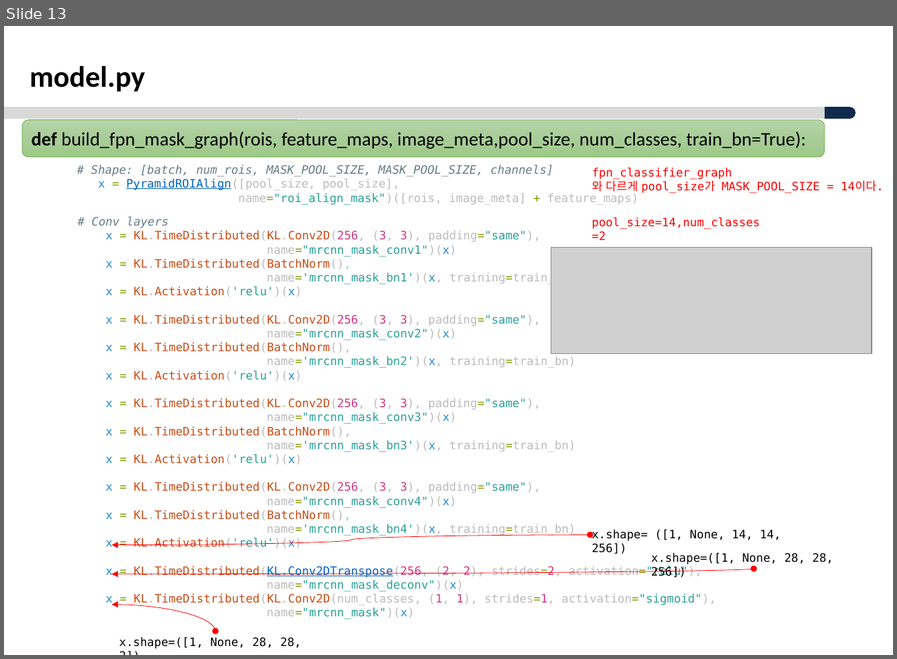
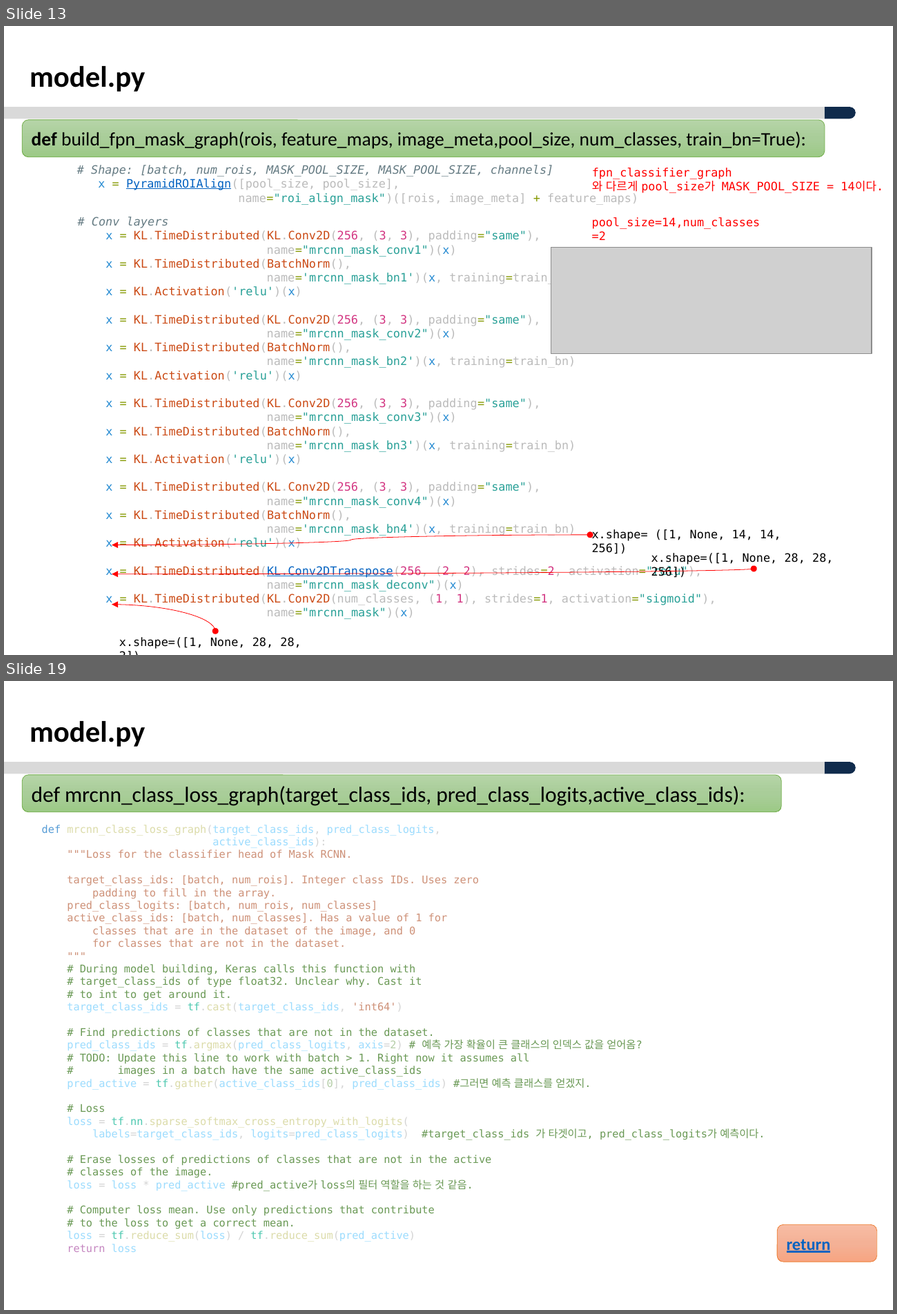
Before and after one commit to ksyoon70/Mask-RCNN-TF2, a slide deck: Masked-RCNN_분석_V1.0.pptx. Shown one above the other, each under a label of ours: slide 13 before the commit, slides 13 and 19 after it; the slides between them are not shown. The pictures are 897x659 and 897x1314 pixels, drawn with LibreOffice and Linux fonts; fonts in the diff are those of the drawing; grey boxes stand for pictures; background and template pictures are left out. Boxes give left, top, right and bottom in pixels: in the first picture for what was removed or moved away, otherwise in the second. Text is boxed around its words. In the diff, an @@ line names an element or a change of style, - is before the commit and + after.

Commit message:
수정 [M0301]
 - loss 함수 추가

```diff
--- a/Masked-RCNN_분석_V1.0.pptx
+++ b/Masked-RCNN_분석_V1.0.pptx
@@ slide 19 added at bbox=[4, 681, 893, 1310], background #FFFFFF; not listed: 2 template elements that a slide beside it also shows @@
@@ text added at bbox=[30, 721, 145, 747], 28 pt, text #000000, bold @@
+model.py
@@ rounded rectangle added at bbox=[22, 775, 782, 812], fill gradient #B5D5A7 to #AACE9A to #9CC987, outline #70AD47 0.5 pt, 20.5 pt, text #000000 @@
+def mrcnn_class_loss_graph(target_class_ids, pred_class_logits,active_class_ids):
@@ text added at bbox=[42, 825, 764, 1252], 10 pt, text #6A9955 @@
+def mrcnn_class_loss_graph(target_class_ids, pred_class_logits,
+active_class_ids):
+"""Loss for the classifier head of Mask RCNN.
+target_class_ids: [batch, num_rois]. Integer class IDs. Uses zero
+padding to fill in the array.
+pred_class_logits: [batch, num_rois, num_classes]
+active_class_ids: [batch, num_classes]. Has a value of 1 for
+classes that are in the dataset of the image, and 0
+for classes that are not in the dataset.
+"""
+# During model building, Keras calls this function with
+# target_class_ids of type float32. Unclear why. Cast it
+# to int to get around it.
+target_class_ids = tf.cast(target_class_ids, 'int64')
+# Find predictions of classes that are not in the dataset.
+pred_class_ids = tf.argmax(pred_class_logits, axis=2) # 예측 가장 확율이 큰 클래스의 인덱스 값을 얻어옴?
+# TODO: Update this line to work with batch > 1. Right now it assumes all
+# images in a batch have the same active_class_ids
+pred_active = tf.gather(active_class_ids[0], pred_class_ids) #그러면 예측 클래스를 얻겠지.
+# Loss
+loss = tf.nn.sparse_softmax_cross_entropy_with_logits(
+labels=target_class_ids, logits=pred_class_logits) #target_class_ids 가 타겟이고, pred_class_logits가 예측이다.
+# Erase losses of predictions of classes that are not in the active
+# classes of the image.
+loss = loss * pred_active #pred_active가 loss의 필터 역할을 하는 것 같음.
+# Computer loss mean. Use only predictions that contribute
+# to the loss to get a correct mean.
+loss = tf.reduce_sum(loss) / tf.reduce_sum(pred_active)
+return loss
@@ rounded rectangle added at bbox=[777, 1225, 877, 1262], fill gradient #F7BDA5 to #F5B196 to #F8A582, outline #ED7D31 0.5 pt, 16 pt, text #0563C1, bold, underline @@
+return
```
Also in this commit, not shown: 3 slides changed, 7 other slides added, 1 slide removed, 2 other files.
